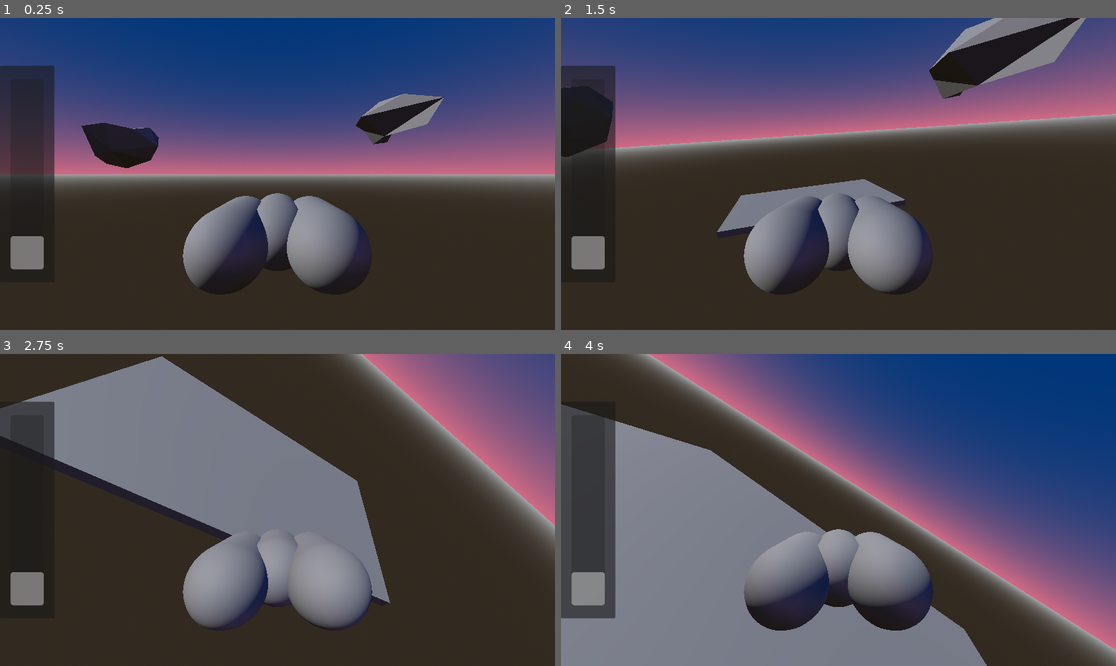
Above: before the commit, frames 1-4 (two rows, left to right).
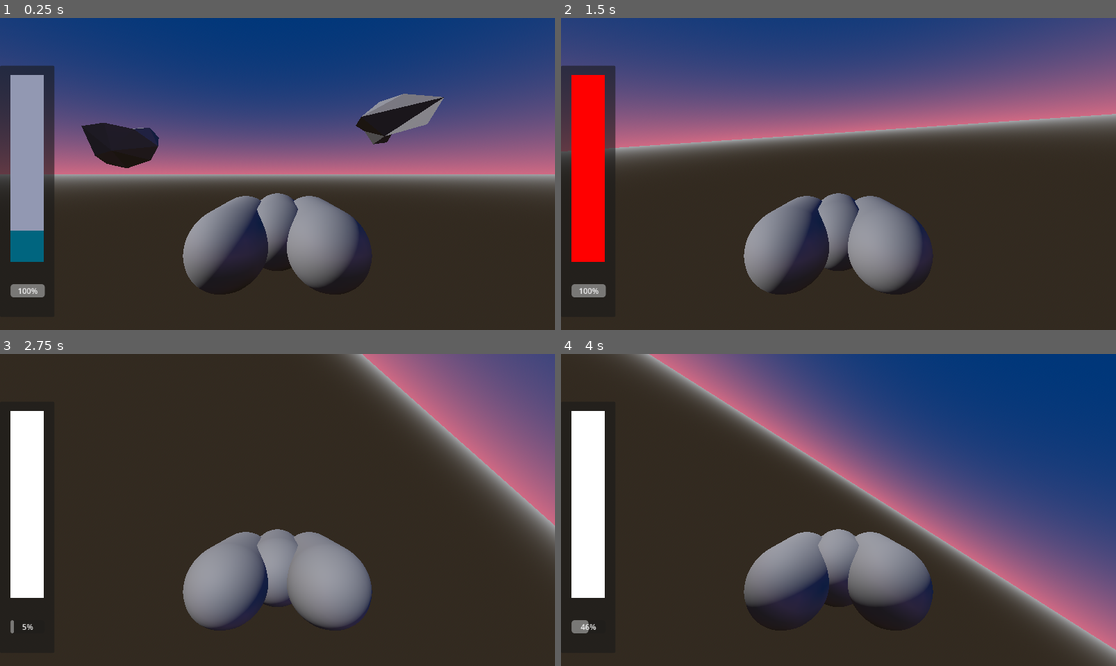
Above: after the commit, the same moments.

Repository: FelixFifi/GodotSpace
Game: Godot game, scene res://main.tscn
Two runs of this game, one before a commit and one after it. Both use one fixed random seed, a clock stepped at 60 frames per second and the inputs below.
Inputs:
- Up to frame 1 (0.25 s): no input
- Up to frame 2 (1.5 s): hold E (yaw_right) 0.53-1.28 s; hold Space (boost, bound only after the commit) 0.53-1.28 s; hold W (pitch_down) from 1.28 s (still down); tap D (roll_clockwise) at 1.35 s
- Up to frame 3 (2.75 s): tap Space (boost, bound only after the commit) at 1.55, 2.3 s; release W (pitch_down) at 2.03 s; hold E (yaw_right) from 2.03 s (still down); hold A (roll_counter_clockwise) from 2.03 s (still down)
- Up to frame 4 (4 s): release E (yaw_right) at 2.78 s; release A (roll_counter_clockwise) at 2.78 s; hold S (pitch_up) 2.78-3.53 s; tap Space (boost, bound only after the commit) at 2.85 s; hold Q (yaw_left) from 3.53 s (still down); hold Space (boost, bound only after the commit) from 3.53 s (still down)

The runs differ from the first frame. In frame 1, 4.0% of the frame differs, in the area x 1-9%, y 18-90%; in frame 2, 10%; in frame 3, 25%; in frame 4, 33%, in the area x 0-77%, y 16-100%.

Commit message:
Add boost with ui indicator and cooldown

Diff:
--- /dev/null
+++ b/BoostBar.gd
@@ -0,0 +1,17 @@
+extends ProgressBar
+
+@onready var ship := %Ship
+
+var cooldown_timer: Timer = null
+
+# Called when the node enters the scene tree for the first time.
+func _ready():
+	ship.boost_activated.connect(boost_activated)
+
+func boost_activated(event_duration_timer, event_cooldown_timer):
+	cooldown_timer = event_cooldown_timer
+
+func _process(delta):
+	if cooldown_timer != null:
+		value = cooldown_timer.wait_time - cooldown_timer.time_left
+		max_value = cooldown_timer.wait_time
--- a/ThrottleBar.gd
+++ b/ThrottleBar.gd
@@ -2,11 +2,36 @@
 
 @onready var ship := %Ship
 
+var duration_timer: Timer = null
+var default_color : Color = "fff"
+var boost_color : Color = "f00"
+var boost_active := false
+
 # Called when the node enters the scene tree for the first time.
 func _ready():
 	ship.throttle_changed.connect(_on_throttle_changed)
+	ship.boost_activated.connect(boost_activated)
 
 
 func _on_throttle_changed(new_throttle, max_throttle):
 	max_value = max_throttle
 	value = new_throttle
+
+func boost_activated(event_duration_timer, cooldown_timer):
+	duration_timer = event_duration_timer
+	boost_active = true
+
+func _process(delta):
+	if duration_timer != null:
+		if !duration_timer.is_stopped():
+			remove_theme_stylebox_override("fill")
+			var stylebox_boost = StyleBoxFlat.new()
+			stylebox_boost.bg_color = boost_color
+			add_theme_stylebox_override("fill", stylebox_boost)
+		elif boost_active:
+			boost_active = false
+
+			remove_theme_stylebox_override("fill")
+			var stylebox_default = StyleBoxFlat.new()
+			stylebox_default.bg_color = default_color
+			add_theme_stylebox_override("fill", stylebox_default)
--- a/main.tscn
+++ b/main.tscn
@@ -1,13 +1,20 @@
-[gd_scene load_steps=6 format=3 uid="uid://brur380voisvy"]
+[gd_scene load_steps=9 format=3 uid="uid://brur380voisvy"]
 
 [ext_resource type="PackedScene" uid="uid://dwdjpbjw2q63r" path="res://ship.tscn" id="1_ohnsp"]
 [ext_resource type="PackedScene" uid="uid://e73yptr4omhp" path="res://asteroid_first.tscn" id="2_g70br"]
 [ext_resource type="Script" path="res://ThrottleBar.gd" id="3_8kchh"]
+[ext_resource type="Script" path="res://BoostBar.gd" id="4_j3pb1"]
 
 [sub_resource type="BoxMesh" id="BoxMesh_ia5ky"]
 
 [sub_resource type="ConcavePolygonShape3D" id="ConcavePolygonShape3D_p4svq"]
 data = PackedVector3Array(-0.5, 0.5, 0.5, 0.5, 0.5, 0.5, -0.5, -0.5, 0.5, 0.5, 0.5, 0.5, 0.5, -0.5, 0.5, -0.5, -0.5, 0. …(500 unchanged characters)…
+
+[sub_resource type="StyleBoxFlat" id="StyleBoxFlat_nvhdx"]
+bg_color = Color(0.572549, 0.596078, 0.698039, 1)
+
+[sub_resource type="StyleBoxFlat" id="StyleBoxFlat_8jd6y"]
+bg_color = Color(0, 0.396078, 0.498039, 1)
 
 [node name="Node3D" type="Node3D"]
 
@@ -36,17 +43,24 @@
 [node name="AnimatableBody3D2" parent="." instance=ExtResource("2_g70br")]
 transform = Transform3D(0.409985, -0.195492, 0.890896, 0.430401, 0.902638, 0, -0.804156, 0.383442, 0.454208, 6.4474, 5.82034, -7.42021)
 
-[node name="Panel" type="Panel" parent="."]
+[node name="Control" type="Control" parent="."]
+layout_mode = 3
+anchors_preset = 0
+offset_right = 40.0
+offset_bottom = 40.0
+
+[node name="Panel" type="Panel" parent="Control"]
+layout_mode = 1
 anchors_preset = 4
 anchor_top = 0.5
 anchor_bottom = 0.5
-offset_top = -225.0
+offset_top = 79.0
 offset_right = 113.0
-offset_bottom = 225.0
+offset_bottom = 601.0
 grow_vertical = 2
 size_flags_horizontal = 0
 
-[node name="ThrottleBar" type="ProgressBar" parent="Panel"]
+[node name="ThrottleBar" type="ProgressBar" parent="Control/Panel"]
 layout_mode = 1
 anchors_preset = 8
 anchor_left = 0.5
@@ -54,13 +68,31 @@
 anchor_right = 0.5
 anchor_bottom = 0.5
 offset_left = -34.5
-offset_top = -197.0
+offset_top = -242.0
 offset_right = 34.5
-offset_bottom = 198.0
+offset_bottom = 147.0
 grow_horizontal = 2
 grow_vertical = 2
+theme_override_styles/background = SubResource("StyleBoxFlat_nvhdx")
+theme_override_styles/fill = SubResource("StyleBoxFlat_8jd6y")
 max_value = 4.88
 value = 0.4
 fill_mode = 3
 show_percentage = false
 script = ExtResource("3_8kchh")
+
+[node name="BoostBar" type="ProgressBar" parent="Control/Panel"]
+layout_mode = 1
+anchors_preset = 7
+anchor_left = 0.5
+anchor_top = 1.0
+anchor_right = 0.5
+anchor_bottom = 1.0
+offset_left = -34.5
+offset_top = -68.0
+offset_right = 36.5
+offset_bottom = -41.0
+grow_horizontal = 2
+grow_vertical = 0
+value = 100.0
+script = ExtResource("4_j3pb1")
--- a/project.godot
+++ b/project.godot
@@ -61,3 +61,8 @@
 "events": [Object(InputEventKey,"resource_local_to_scene":false,"resource_name":"","device":-1,"window_id":0,"alt_pressed":false,"shift_pressed":false,"ctrl_pressed":false,"meta_pressed":false,"pressed":false,"keycode":0,"physical_keycode":65,"key_label":0,"unicode":97,"echo":false,"script":null)
 ]
 }
+boost={
+"deadzone": 0.5,
+"events": [Object(InputEventKey,"resource_local_to_scene":false,"resource_name":"","device":-1,"window_id":0,"alt_pressed":false,"shift_pressed":false,"ctrl_pressed":false,"meta_pressed":false,"pressed":false,"keycode":0,"physical_keycode":32,"key_label":0,"unicode":32,"echo":false,"script":null)
+]
+}
--- a/ship.gd
+++ b/ship.gd
@@ -7,11 +7,19 @@
 @export var max_acceleration := 30
 @export var acceleration: float = 5
 @export var throttle_speed := 15
+@export var boost_acceleration := 100
 
 signal throttle_changed(value, max_value)
+signal boost_activated(duration_timer, cooldown_timer)
 
 var force: Vector3 = Vector3.ZERO
+var normal_accleration := 0.0
+var boost_active := false
+
+
 @onready var collision_shape_3d = $CollisionShape3D
+@onready var boost_cooldown = %BoostCooldown
+@onready var boost_duration = %BoostDuration
 
 # Called when the node enters the scene tree for the first time.
 func _ready():
@@ -38,6 +46,20 @@
 	if Input.is_action_pressed("throttle_down"):
 		acceleration = clamp(acceleration - delta * throttle_speed, 0, max_acceleration)
 
+	if Input.is_action_pressed("boost") and boost_duration.is_stopped() and boost_cooldown.is_stopped():
+			normal_accleration = acceleration
+			boost_active = true
+			boost_duration.start()
+			boost_activated.emit(boost_duration, boost_cooldown)
+
+	if boost_active:
+		if !boost_duration.is_stopped():
+			acceleration = boost_acceleration
+		else:
+			boost_active = false
+			acceleration = normal_accleration
+			boost_cooldown.start()
+
 	throttle_changed.emit(acceleration, max_acceleration)
 
 	var p1 = collision_shape_3d.to_global(Vector3.ZERO)
--- a/ship.tscn
+++ b/ship.tscn
@@ -65,4 +65,13 @@
 visible = false
 shape = SubResource("CapsuleShape3D_27dm4")
 
+[node name="BoostCooldown" type="Timer" parent="."]
+unique_name_in_owner = true
+wait_time = 3.0
+one_shot = true
+
+[node name="BoostDuration" type="Timer" parent="."]
+unique_name_in_owner = true
+one_shot = true
+
 [connection signal="body_entered" from="." to="." method="_on_body_entered"]
